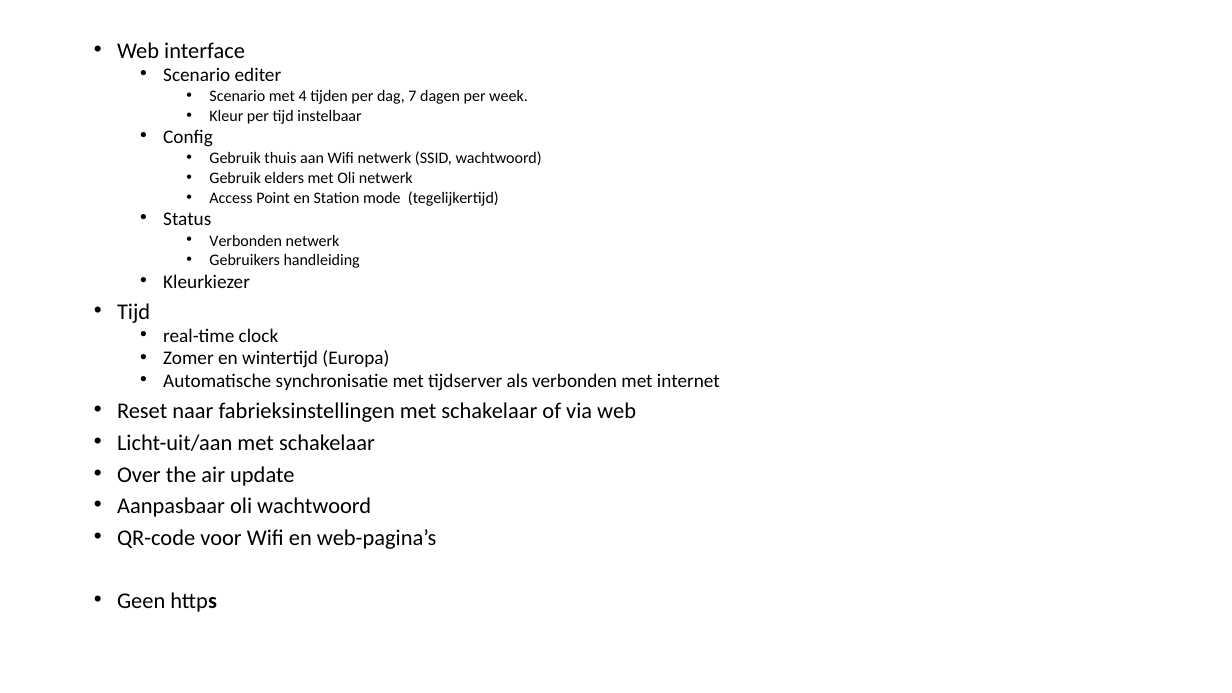
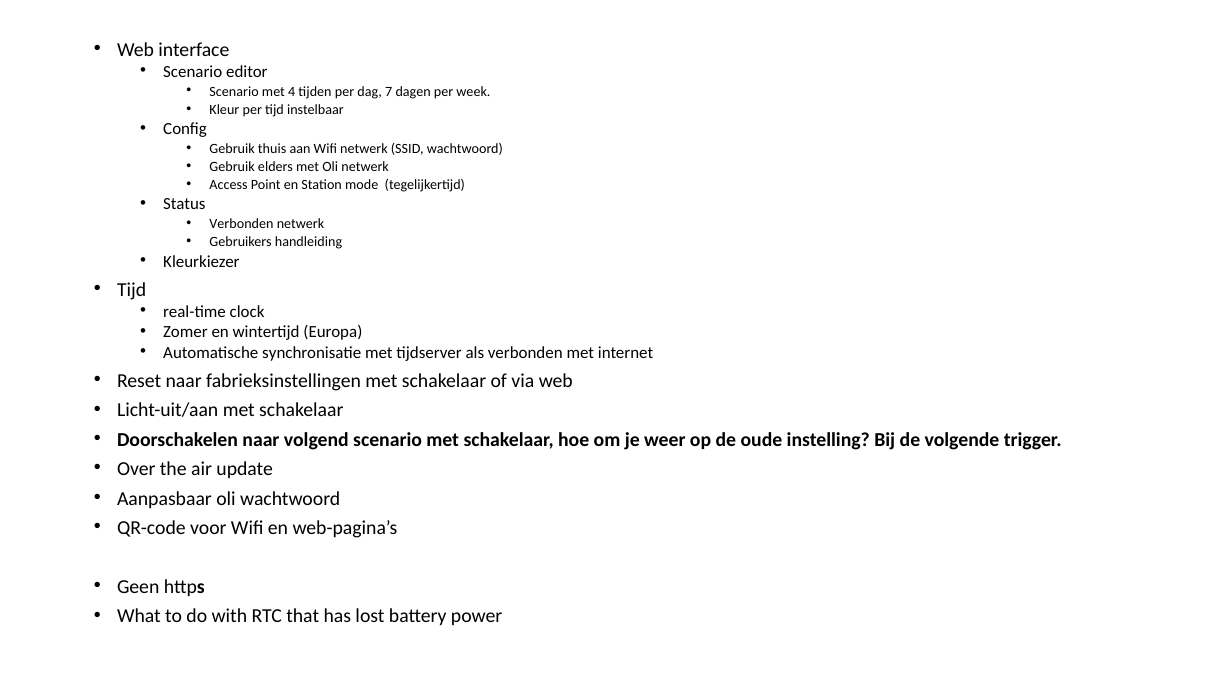
Before and after one commit to EJvdL/Oli, a slide deck: slide 1 of Oli.pptx. Drawn at 1232x693 pixels with LibreOffice and Linux fonts; fonts in the diff are those of the drawing. Boxes give left, top, right and bottom in pixels: in the first picture for what was removed or moved away, otherwise in the second. Text is boxed around its words. In the diff, an @@ line names an element or a change of style, - is before the commit and + after.

```diff
--- a/Oli.pptx
+++ b/Oli.pptx
@@ text at (x1=117, y1=42, x2=653, y2=597): size 17.5 to 15.4 pt in "Web interface", "Tijd", "Reset naar fabrieksinstellingen met schakelaar of via ...", "Licht-uit/aan met schakelaar" and 4 more places; size 12.5 to 11 pt in "Scenario met 4 tijden per dag, 7 ...", "Kleur per tijd instelbaar", "Gebruik thuis aan Wifi netwerk (SSID, wachtwoord)", "Gebruik elders met Oli netwerk" and 3 more places; size 15 to 13.2 pt in "Config", "Status", "Kleurkiezer", "real-time clock" and 2 more places @@
@@ text at (x1=163, y1=65, x2=268, y2=77): text changed; size 15 to 13.2 pt @@
-  • Scenario editer
+  • Scenario editor
@@ text at (x1=117, y1=432, x2=1062, y2=450): paragraph added @@
+• Doorschakelen naar volgend scenario met schakelaar, hoe om je weer op de oude instelling? Bij de volgende trigger.
@@ text at (x1=117, y1=608, x2=502, y2=626): paragraph added @@
+• What to do with RTC that has lost battery power
```
